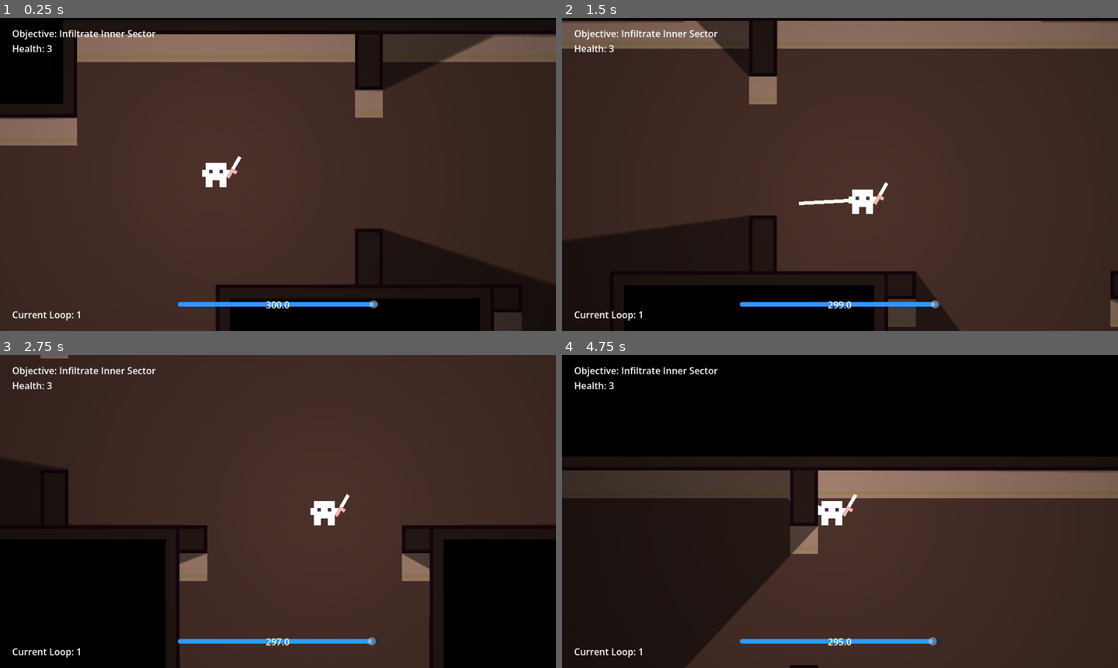
Above: before the commit, frames 1-4 (two rows, left to right).
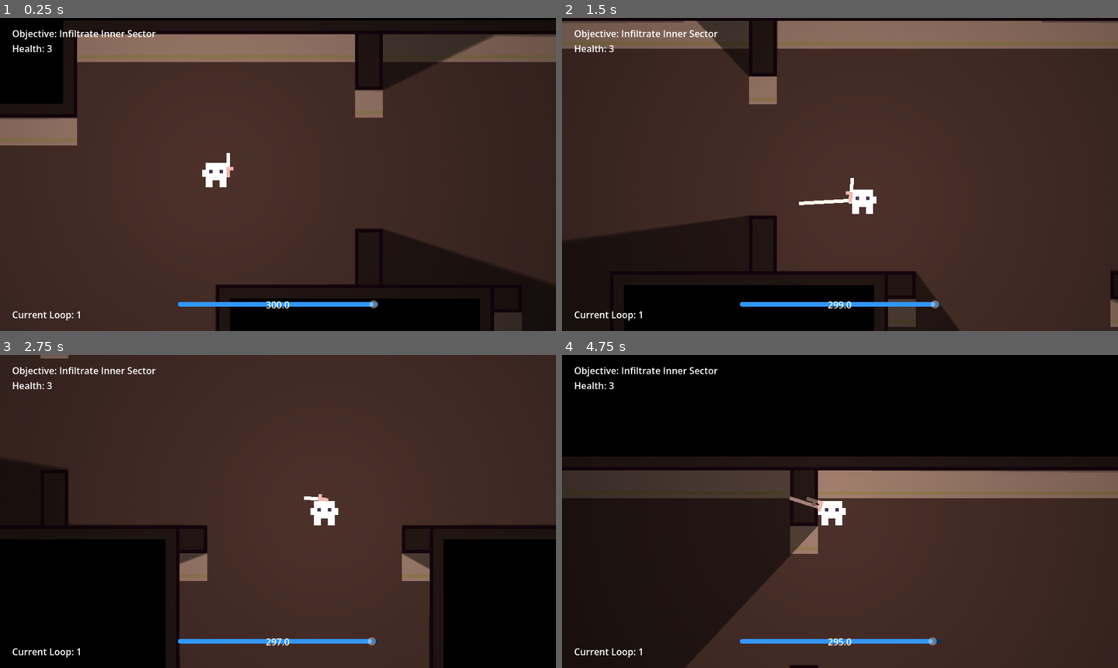
Above: after the commit, the same moments.

Repository: elecarno/psgj
Game: Godot game, scene res://world.tscn
Two runs of this game, one before a commit and one after it. Both use one fixed random seed, a clock stepped at 60 frames per second and the inputs below.
Inputs (mouse positions are in pixels of both pictures, inside the frame that each line leads up to):
- Up to frame 1 (0.25 s): no input
- Up to frame 2 (1.5 s): move the mouse to (962, 158) at 0.52 s; hold D (right) 0.53-1.28 s; tap Space (dash) at 0.6 s; tap E (grapple) at 0.8, 1.35 s; move the mouse to (728, 190) at 1.27 s; hold S (down) from 1.28 s (still down)
- Up to frame 3 (2.75 s): right-click (166, 527) at 1.55 s; move the mouse to (333, 442) at 2.02 s; release S (down) at 2.03 s; hold D (right) from 2.03 s (still down); right-click (333, 442) at 2.1 s; click (333, 442) at 2.3 s
- Up to frame 4 (4.75 s): move the mouse to (812, 574) at 2.77 s; release D (right) at 2.78 s; hold W (up) 2.78-3.53 s; click (812, 574) at 2.85 s; tap Q (switch, bound only after the commit) at 3.05, 3.6 s; move the mouse to (1006, 558) at 3.52 s; hold A (left) from 3.53 s (still down); tap Space (dash) at 3.8, 4.35 s; move the mouse to (673, 464) at 4.27 s; tap E (grapple) at 4.55 s

The runs differ from the first frame. In frame 1, 0.1% of the frame differs, in the area x 40-44%, y 43-52%; in frame 2, 0.1%; in frame 3, 0.1%; in frame 4, 0.2%, in the area x 41-54%, y 44-52%.

Commit message:
player weapons

Diff:
--- a/enemy.gd
+++ b/enemy.gd
@@ -23,7 +23,7 @@
 
 func _ready() -> void:
 	$shoot_timer.wait_time = SHOOT_INTERVAL
-
+	health = MAX_HEALTH
 
 func activate(body: Node2D):
 	activated = true
@@ -53,7 +53,11 @@
 
 
 func die():
-	queue_free()
+	$sprite.rotation = deg_to_rad(90)
+	velocity = Vector2.ZERO
+	activated = false
+	$shoot_line.visible = false
+	$col.set_deferred("disabled", true)
 
 func shoot_projectile():
 	var new_projectile: Projectile = PROJECTILE.instantiate()
--- a/player.gd
+++ b/player.gd
@@ -26,8 +26,15 @@
 
 var is_grappling: bool = false
 var grapple_target: Enemy = null
-var possessed_weapons: Array[WEAPONS] = [WEAPONS.KNIFE]
+var possessed_weapons: Array[WEAPONS] = [
+	WEAPONS.KNIFE,
+	WEAPONS.SWORD,
+	WEAPONS.PISTOL,
+	WEAPONS.HAND_CANNON,
+	WEAPONS.BEAM_CANNON
+]
 var current_weapon: WEAPONS = WEAPONS.KNIFE
+var current_weapon_idx: int = 0
 var input: Vector2
 
 @onready var grapple_raycast: RayCast2D = $grapple_raycast
@@ -80,7 +87,21 @@
 		$parry_timer.start()
 		$parry_cooldown.start()
 
+
+	# weapon switching
+	if Input.is_action_just_pressed("switch"):
+		if current_weapon < len(possessed_weapons)-1:
+			current_weapon_idx += 1
+		else:
+			current_weapon_idx = 0
+		current_weapon = possessed_weapons[current_weapon_idx]
+		update_weapon()
+
 	move_and_slide()
+
+
+func update_weapon():
+	$weapon/sprite.frame_coords = Vector2(current_weapon, 2)
 
 
 func take_damage():
@@ -107,11 +128,9 @@
 # timer timouts
 func _on_cooldown_dash_timeout() -> void:
 	can_dash = true
-	print("can dash")
 
 func _on_cooldown_grapple_timeout() -> void:
 	can_grapple = true
-	print("can grapple")
 
 func _on_parry_timer_timeout() -> void:
 	$parry/col.disabled = true
--- a/project.godot
+++ b/project.godot
@@ -75,6 +75,26 @@
 "events": [Object(InputEventMouseButton,"resource_local_to_scene":false,"resource_name":"","device":-1,"window_id":0,"a …(257 unchanged characters)…
 ]
 }
+switch={
+"deadzone": 0.2,
+"events": [Object(InputEventKey,"resource_local_to_scene":false,"resource_name":"","device":-1,"window_id":0,"alt_pressed":false,"shift_pressed":false,"ctrl_pressed":false,"meta_pressed":false,"pressed":false,"keycode":0,"physical_keycode":81,"key_label":0,"unicode":113,"location":0,"echo":false,"script":null)
+]
+}
+interact={
+"deadzone": 0.2,
+"events": [Object(InputEventKey,"resource_local_to_scene":false,"resource_name":"","device":-1,"window_id":0,"alt_pressed":false,"shift_pressed":false,"ctrl_pressed":false,"meta_pressed":false,"pressed":false,"keycode":0,"physical_keycode":70,"key_label":0,"unicode":102,"location":0,"echo":false,"script":null)
+]
+}
+rewind={
+"deadzone": 0.2,
+"events": [Object(InputEventKey,"resource_local_to_scene":false,"resource_name":"","device":-1,"window_id":0,"alt_pressed":false,"shift_pressed":false,"ctrl_pressed":false,"meta_pressed":false,"pressed":false,"keycode":0,"physical_keycode":82,"key_label":0,"unicode":114,"location":0,"echo":false,"script":null)
+]
+}
+attack={
+"deadzone": 0.2,
+"events": [Object(InputEventMouseButton,"resource_local_to_scene":false,"resource_name":"","device":-1,"window_id":0,"alt_pressed":false,"shift_pressed":false,"ctrl_pressed":false,"meta_pressed":false,"button_mask":1,"position":Vector2(264, 14),"global_position":Vector2(273, 62),"factor":1.0,"button_index":1,"canceled":false,"pressed":true,"double_click":false,"script":null)
+]
+}
 
 [layer_names]
 
--- a/projectile.gd
+++ b/projectile.gd
@@ -2,8 +2,11 @@
 extends Area2D
 
 @export var MAX_SPEED = 100
+@export var PROJECTILE_DAMAGE = 512 # for damaging enemies only
 var is_enemy_projectile: bool = true
 var direction: Vector2
+var has_been_parried: bool = false
+var parry_origin: Vector2 = Vector2.ZERO
 
 func _ready() -> void:
 	rotation = direction.angle()
@@ -11,9 +14,15 @@
 func _physics_process(delta: float) -> void:
 	global_position += direction * MAX_SPEED * delta
 
+	if has_been_parried:
+		$parry_trail.set_point_position(1, to_local(parry_origin))
+
 func _on_body_entered(body: Node2D) -> void:
 	if body.is_in_group("enemy"):
-		return
+		if not is_enemy_projectile:
+			body.take_damage(PROJECTILE_DAMAGE)
+		else:
+			return
 
 	if body.is_in_group("player") and is_enemy_projectile:
 		body.take_damage()
@@ -24,5 +33,11 @@
 func _on_area_entered(area: Area2D) -> void:
 	if area.is_in_group("parry_collider"):
 		print("parried")
-		timeloop.frame_freeze(0.1, 0.4)
-		queue_free()
+		timeloop.frame_freeze(0.05, 0.5)
+		is_enemy_projectile = false
+		direction = -direction
+		MAX_SPEED *= 4
+		has_been_parried = true
+		parry_origin = global_position
+		$parry_trail.visible = true
+		#queue_free()
--- a/projectile.tscn
+++ b/projectile.tscn
@@ -21,5 +21,10 @@
 vframes = 8
 frame = 8
 
+[node name="parry_trail" type="Line2D" parent="." unique_id=1524008270]
+points = PackedVector2Array(0, 0, 0, 0)
+width = 0.5
+default_color = Color(0.8627451, 0.90588236, 0.4392157, 1)
+
 [connection signal="area_entered" from="." to="." method="_on_area_entered"]
 [connection signal="body_entered" from="." to="." method="_on_body_entered"]
--- /dev/null
+++ b/weapon.gd
@@ -0,0 +1,81 @@
+extends Node2D
+
+@onready var player: Player = $".."
+@export var PROJECTILE: PackedScene
+
+var shoot_pivot: Vector2
+
+var can_attack: bool = true
+var melee_damage: int = 0
+
+var beam_start: Vector2 = Vector2.ZERO
+var beam_end: Vector2 = Vector2.ZERO
+
+func _physics_process(delta: float) -> void:
+	shoot_pivot = $sprite/shoot_pivot.global_position
+
+	var rotate_direction = global_position.direction_to(get_global_mouse_position())
+	rotation = rotate_direction.angle()
+
+	if get_global_mouse_position().x > player.global_position.x:
+		$sprite.scale = Vector2(1,1)
+	else:
+		$sprite.scale = Vector2(1,-1)
+
+	if Input.is_action_just_pressed("attack") and can_attack:
+		var shoot_direction: Vector2 = global_position.direction_to(get_global_mouse_position())
+		var new_projectile: Projectile = PROJECTILE.instantiate()
+		new_projectile.global_position = shoot_pivot
+		new_projectile.direction = shoot_direction
+		new_projectile.is_enemy_projectile = false
+
+		if player.current_weapon == 0: # knife
+			$firerate.wait_time = 0.15
+			$hitbox_timer.wait_time = 0.1
+			melee_damage = 3
+			$hitbox/col.set_deferred("disabled", false)
+			$hitbox_timer.start()
+		if player.current_weapon == 1: # sword
+			$firerate.wait_time = 0.4
+			$hitbox_timer.wait_time = 0.15
+			melee_damage = 15
+			$hitbox/col.set_deferred("disabled", false)
+			$hitbox_timer.start()
+		if player.current_weapon == 2: # pistol
+			new_projectile.PROJECTILE_DAMAGE = 5
+			new_projectile.MAX_SPEED = 250
+			$firerate.wait_time = 0.3
+			timeloop.world.add_child(new_projectile)
+		if player.current_weapon == 3: # hand cannon
+			new_projectile.PROJECTILE_DAMAGE = 20
+			new_projectile.MAX_SPEED = 450
+			$firerate.wait_time = 1
+			timeloop.world.add_child(new_projectile)
+		if player.current_weapon == 4: # beam cannon
+			$firerate.wait_time = 2
+			$hitbox_timer.wait_time = 0.05
+			$hitbox_timer.start()
+			$sprite/beam/col.set_deferred("disabled", false)
+			$sprite/beam_line.width = 4
+			melee_damage = 64
+
+		can_attack = false
+		$firerate.start()
+
+	$sprite/beam_line.width = lerpf($sprite/beam_line.width, 0, delta*16)
+
+
+func _on_firerate_timeout() -> void:
+	can_attack = true
+
+func _on_hitbox_body_entered(body: Node2D) -> void:
+	if body.is_in_group("enemy"):
+		body.take_damage(melee_damage)
+
+func _on_beam_body_entered(body: Node2D) -> void:
+	if body.is_in_group("enemy"):
+		body.take_damage(melee_damage)
+
+func _on_hitbox_timer_timeout() -> void:
+	$hitbox/col.set_deferred("disabled", true)
+	$sprite/beam/col.set_deferred("disabled", true)
--- a/world.tscn
+++ b/world.tscn
@@ -6,7 +6,9 @@
 [ext_resource type="Texture2D" uid="uid://bcorfdj857iql" path="res://player_sprites.png" id="2_fj7yv"]
 [ext_resource type="Texture2D" uid="uid://bdfewhe3c8asq" path="res://tilemap.png" id="3_tlwt5"]
 [ext_resource type="PackedScene" uid="uid://ck4le5qj5ua62" path="res://guard.tscn" id="4_036b0"]
+[ext_resource type="Script" uid="uid://deotyyxlkpkx5" path="res://weapon.gd" id="6_gbfbk"]
 [ext_resource type="Texture2D" uid="uid://s60g356jmc5s" path="res://2d_light.webp" id="6_pkg7o"]
+[ext_resource type="PackedScene" uid="uid://c6jatjqfvu7j0" path="res://projectile.tscn" id="7_ioo17"]
 
 [sub_resource type="NavigationPolygon" id="NavigationPolygon_dwbse"]
 vertices = PackedVector2Array(4, 4, -4, 4, -4, -4, 4, -4)
@@ -194,6 +196,12 @@
 [sub_resource type="RectangleShape2D" id="RectangleShape2D_dwbse"]
 size = Vector2(4, 8)
 
+[sub_resource type="RectangleShape2D" id="RectangleShape2D_ioo17"]
+size = Vector2(128, 3)
+
+[sub_resource type="CircleShape2D" id="CircleShape2D_ioo17"]
+radius = 4.0
+
 [sub_resource type="StyleBoxFlat" id="StyleBoxFlat_gbfbk"]
 content_margin_left = 4.0
 content_margin_top = 4.0
@@ -264,7 +272,7 @@
 shape = SubResource("RectangleShape2D_036b0")
 
 [node name="player" type="CharacterBody2D" parent="." unique_id=2144539989 groups=["player"]]
-z_index = 1
+z_index = 2
 position = Vector2(66, 1)
 collision_layer = 3
 script = ExtResource("1_fj7yv")
@@ -330,19 +338,52 @@
 one_shot = true
 
 [node name="parry_cooldown" type="Timer" parent="player" unique_id=33424335]
-wait_time = 0.1
+wait_time = 0.5
 one_shot = true
 
 [node name="weapon" type="Node2D" parent="player" unique_id=383713645]
+script = ExtResource("6_gbfbk")
+PROJECTILE = ExtResource("7_ioo17")
 
 [node name="sprite" type="Sprite2D" parent="player/weapon" unique_id=1299238413]
-position = Vector2(3, 1)
-rotation = 0.5235988
+position = Vector2(3, 0)
 texture = ExtResource("2_fj7yv")
-offset = Vector2(4, -4)
+offset = Vector2(4, -3)
 hframes = 8
 vframes = 8
-frame = 9
+frame = 16
+
+[node name="shoot_pivot" type="Node2D" parent="player/weapon/sprite" unique_id=1737796364]
+position = Vector2(6, -1.5)
+
+[node name="beam" type="Area2D" parent="player/weapon/sprite" unique_id=1658391524]
+position = Vector2(6, -1.5)
+
+[node name="col" type="CollisionShape2D" parent="player/weapon/sprite/beam" unique_id=578069019]
+position = Vector2(64, 0)
+shape = SubResource("RectangleShape2D_ioo17")
+
+[node name="beam_line" type="Line2D" parent="player/weapon/sprite" unique_id=640063093]
+position = Vector2(6, -1.5)
+points = PackedVector2Array(0, 0, 128, 0)
+closed = true
+width = 0.0
+default_color = Color(0.92156863, 0, 0, 1)
+
+[node name="firerate" type="Timer" parent="player/weapon" unique_id=987678901]
+wait_time = 0.3
+one_shot = true
+
+[node name="hitbox" type="Area2D" parent="player/weapon" unique_id=1725352337]
+position = Vector2(6, 0)
+collision_layer = 2
+collision_mask = 4
+
+[node name="col" type="CollisionShape2D" parent="player/weapon/hitbox" unique_id=1333045880]
+shape = SubResource("CircleShape2D_ioo17")
+
+[node name="hitbox_timer" type="Timer" parent="player/weapon" unique_id=2065968700]
+one_shot = true
 
 [node name="light_shadow" type="PointLight2D" parent="player" unique_id=382333714]
 color = Color(0.9999997, 0.77235144, 0.7333224, 1)
@@ -447,3 +488,7 @@
 [connection signal="body_entered" from="player/grapple_detect" to="player" method="_on_grapple_detect_body_entered"]
 [connection signal="timeout" from="player/parry_timer" to="player" method="_on_parry_timer_timeout"]
 [connection signal="timeout" from="player/parry_cooldown" to="player" method="_on_parry_cooldown_timeout"]
+[connection signal="body_entered" from="player/weapon/sprite/beam" to="player/weapon" method="_on_beam_body_entered"]
+[connection signal="timeout" from="player/weapon/firerate" to="player/weapon" method="_on_firerate_timeout"]
+[connection signal="body_entered" from="player/weapon/hitbox" to="player/weapon" method="_on_hitbox_body_entered"]
+[connection signal="timeout" from="player/weapon/hitbox_timer" to="player/weapon" method="_on_hitbox_timer_timeout"]
Binary file changed: player_sprites.png
Not shown, added: weapon.gd.uid
